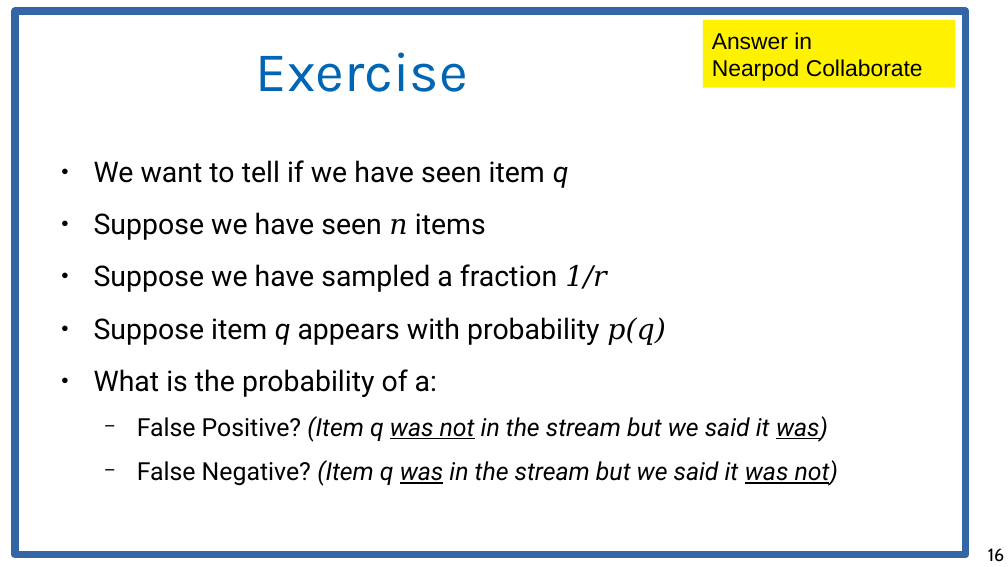
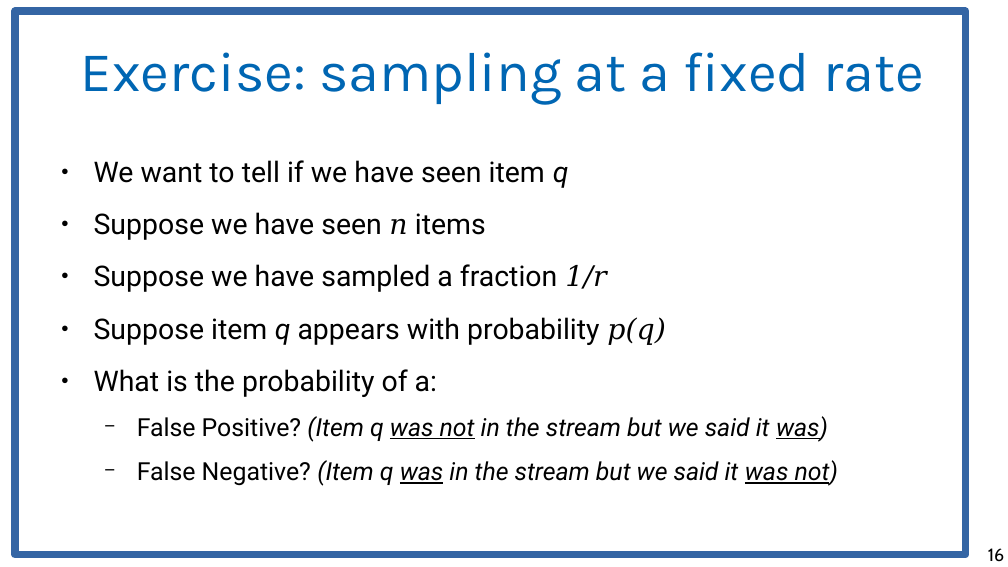
Before and after one commit to chatox/data-mining-course, a slide deck: slide 16 of theory/odp/tt22_streams.odp. Drawn at 1008x567 pixels with LibreOffice and Linux fonts; fonts in the diff are those of the drawing. Boxes give left, top, right and bottom in pixels: in the first picture for what was removed or moved away, otherwise in the second. Text is boxed around its words. In the diff, an @@ line names an element or a change of style, - is before the commit and + after.

```diff
--- a/theory/odp/tt22_streams.odp
+++ b/theory/odp/tt22_streams.odp
@@ rectangle removed at (703, 20, 956, 88) @@
-Answer in
-Nearpod Collaborate
@@ title at (81, 52, 924, 105): text changed @@
-Exercise
+Exercise: sampling at a fixed rate
```
Also in this commit, not shown: 11 other slides changed, 10 other files.
